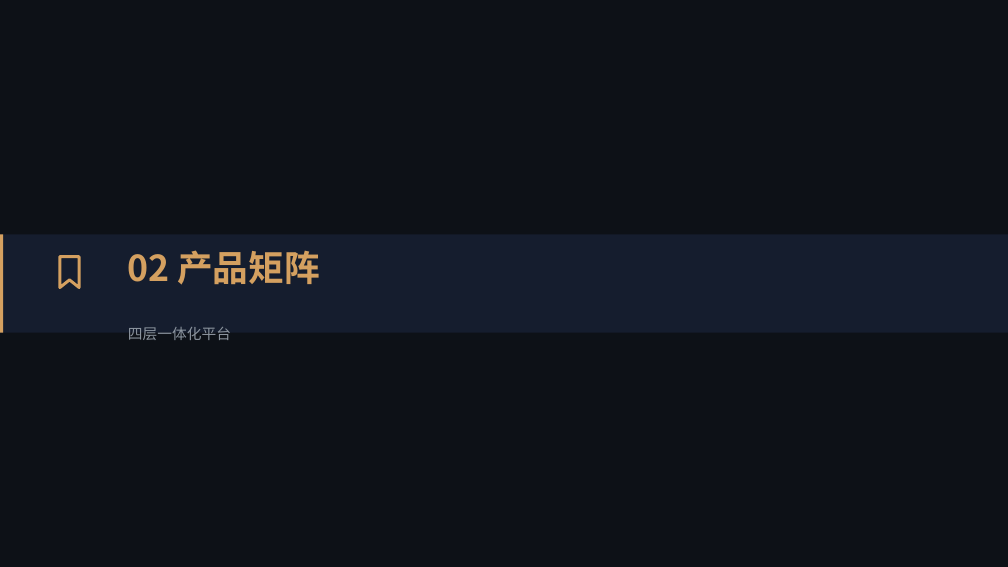
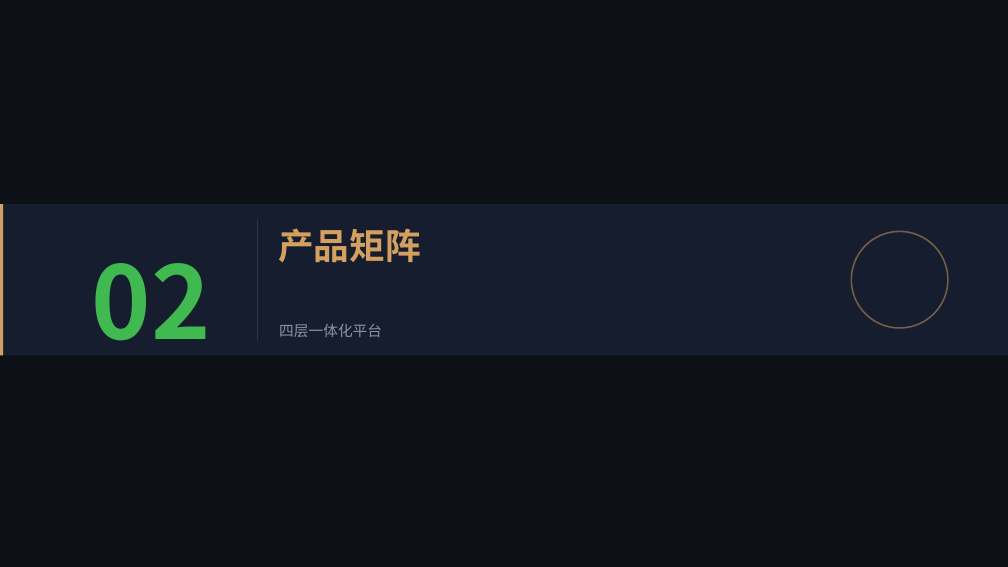
Before and after one commit to xmwcg/ppt-pro-studio, a slide deck: slide 6 of output/hifi.pptx. Drawn at 1008x567 pixels with LibreOffice and Linux fonts; fonts in the diff are those of the drawing. Boxes give left, top, right and bottom in pixels: in the first picture for what was removed or moved away, otherwise in the second. Text is boxed around its words. In the diff, an @@ line names an element or a change of style, - is before the commit and + after.

```diff
--- a/output/hifi.pptx
+++ b/output/hifi.pptx
@@ rectangle: place and size @@
-rectangle at box(0, 234, 1008, 333)
+rectangle at box(0, 204, 1008, 355)
@@ rectangle: place and size @@
-rectangle at box(0, 234, 3, 333)
+rectangle at box(0, 204, 3, 355)
@@ freeform shape: place and size @@
-freeform shape at box(60, 256, 79, 287)
+freeform shape at box(257, 219, 258, 340)
@@ freeform shape at box(257, 219, 258, 340): outline #D4A060 2.77 pt to #30363D 0.75 pt @@
@@ text at box(278, 228, 421, 263): text changed @@
-02 产品矩阵
+产品矩阵
@@ ellipse added at box(851, 231, 948, 328), outline #D4A060 1.5 pt @@
@@ text added at box(92, 263, 211, 341), 96 pt, text #3FB950, bold @@
+02
@@ text "四层一体化平台": place and size @@
-text "四层一体化平台" at box(128, 327, 231, 340)
+text "四层一体化平台" at box(279, 324, 382, 337)
```
Also in this commit, not shown: 2 other slides changed, 8 other files.
